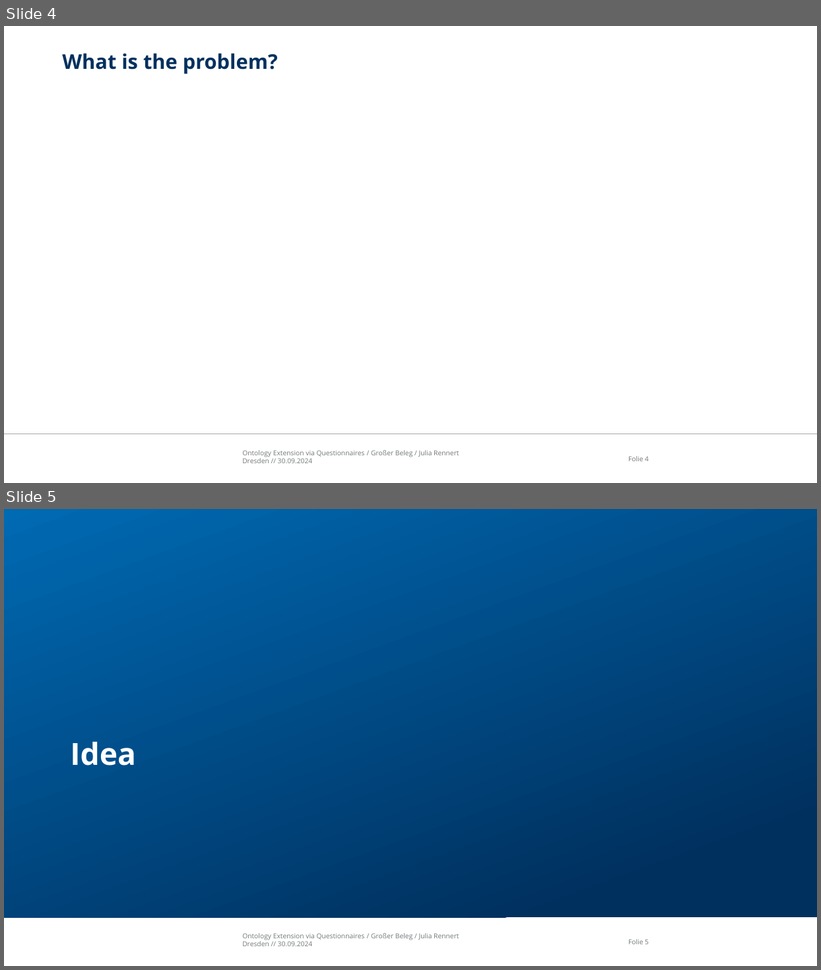
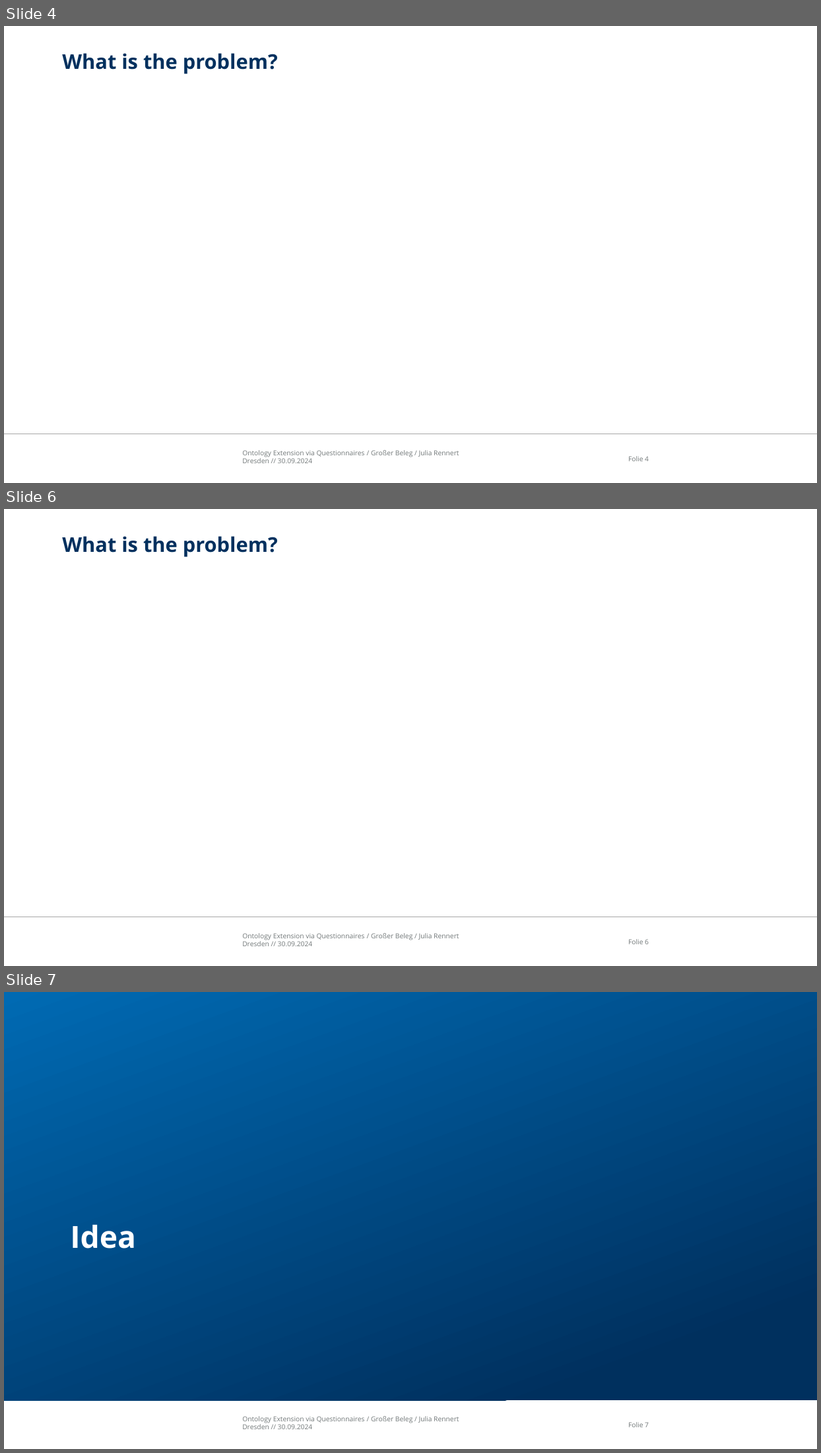
Before and after one commit to Iphled/Affective_Speech_Synthesis, a slide deck: Verteidigung/Affective_Speech_Synthesis_Presentation.pptx. Shown one above the other, each under a label of ours: slides 4 and 5 before the commit, slides 4, 6 and 7 after it; the slides between them are not shown. The pictures are 821x970 and 821x1453 pixels, drawn with LibreOffice and Linux fonts; fonts in the diff are those of the drawing; background and template pictures are left out. Boxes give left, top, right and bottom in pixels: in the first picture for what was removed or moved away, otherwise in the second. Text is boxed around its words. In the diff, an @@ line names an element or a change of style, - is before the commit and + after.

```diff
--- a/Verteidigung/Affective_Speech_Synthesis_Presentation.pptx
+++ b/Verteidigung/Affective_Speech_Synthesis_Presentation.pptx
@@ slide 6 added at bbox=[4, 509, 817, 966], background #FFFFFF; not listed: 3 template elements that a slide beside it also shows @@
@@ title added at bbox=[62, 536, 278, 557], 24 pt, text #00305E, bold @@
+What is the problem?
@@ what was slide 5 is now slide 7 @@
@@ page number at bbox=[628, 1422, 649, 1428]: text changed @@
-Folie 5
+Folie 7
```
Also in this commit, not shown: 2 slides changed, 2 other slides added, 2 other files.
